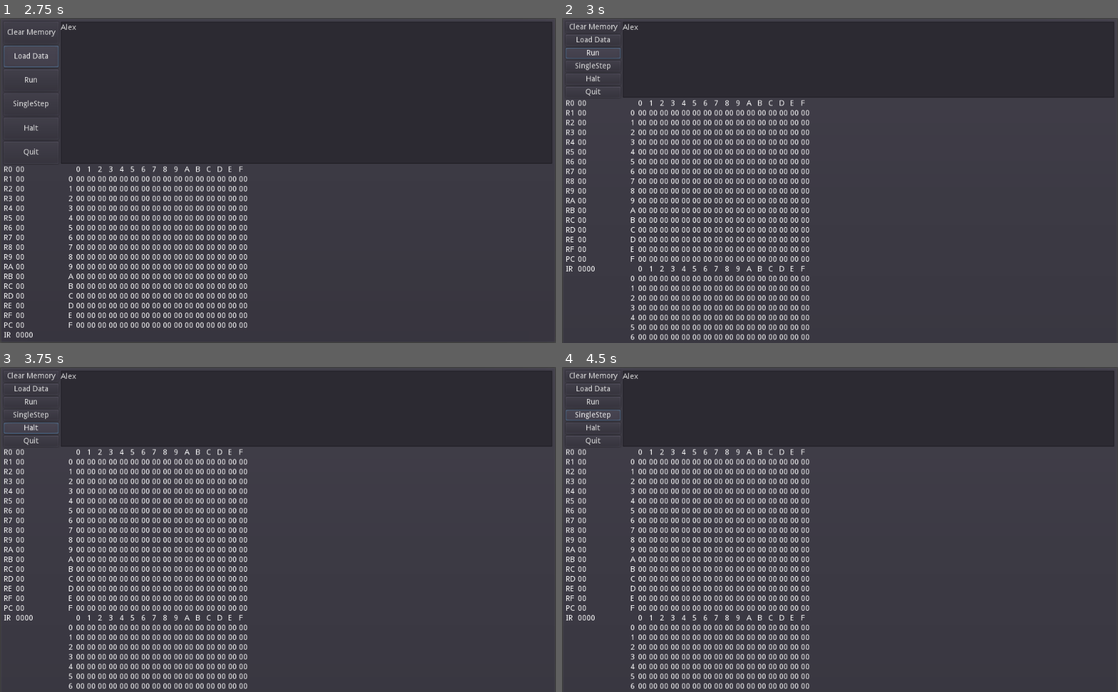
Above: before the commit, frames 1-4 (two rows, left to right).
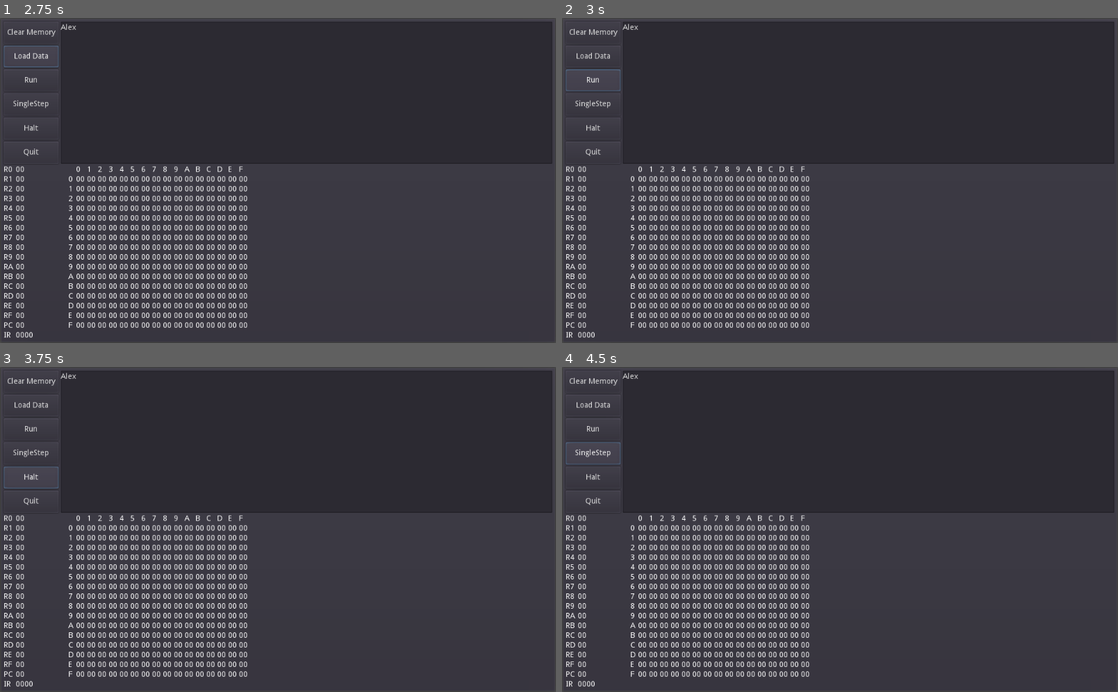
Above: after the commit, the same moments.

Repository: PTAndersen/vole-online-simulator
Game: Godot game, scene res://Vole.tscn
The game is run twice, just before and just after one commit, with the same random seed, the same clock (stepped at 60 frames per second) and the same inputs.
Inputs (mouse positions are in pixels of both pictures, inside the frame that each line leads up to):
- Up to frame 1 (2.75 s): click (305, 92) at 0.52 s; type "Alex" at 0.6 s; click "Clear Memory" at 1.25 s; click "Load Data" at 2 s
- Up to frame 2 (3 s): click "Run" at 2.75 s
- Up to frame 3 (3.75 s): click "Halt" at 3.5 s
- Up to frame 4 (4.5 s): click "SingleStep" at 4.25 s

Frame 1 is identical in both runs. In frame 2, 11% of the frame differs, in the area x 0-100%, y 1-100%; in frame 3, 11%; in frame 4, 11%.

Commit message:
Add Vole button functionality

Diff:
--- a/Vole.gd
+++ b/Vole.gd
@@ -1,18 +1,19 @@
 extends Control
 
+
+var run_cpu = false
 var grid_values = []
 
-var cpu_values = {
-	"R0": "00", "R1": "00", "R2": "00", "R3": "00",
-	"R4": "00", "R5": "00", "R6": "00", "R7": "00",
-	"R8": "00", "R9": "00", "RA": "00", "RB": "00",
-	"RC": "00", "RD": "00", "RE": "00", "RF": "00",
-	"PC": "00", "IR": "0000",
-}
+var cpu_values = {}
 
 func _ready():
+	reset_global_variables()
+
+func reset_global_variables() -> void:
 	var rows = 16
 	var columns = 16
+	grid_values = []
+	run_cpu = false
 
 	for row in range(rows):
 		var row_values = []
@@ -20,11 +21,17 @@
 			row_values.append("00")
 		grid_values.append(row_values)
 
-	populate_grid_container()
-	populate_cpu_data()
+	cpu_values = {
+		"R0": "00", "R1": "00", "R2": "00", "R3": "00",
+		"R4": "00", "R5": "00", "R6": "00", "R7": "00",
+		"R8": "00", "R9": "00", "RA": "00", "RB": "00",
+		"RC": "00", "RD": "00", "RE": "00", "RF": "00",
+		"PC": "00", "IR": "0000",
+		}
+	populate_memory_container()
+	populate_cpu_container()
 
-
-func populate_cpu_data():
+func populate_cpu_container():
 	var cpu_container = get_node("PanelContainer/MarginContainer/VBoxContainer/Bottom/CPUData")
 
 	if cpu_container != null:
@@ -46,10 +53,14 @@
 	else:
 		print("Memory GridContainer not found!")
 
-func populate_grid_container():
+func populate_memory_container():
 	var memory_container = get_node("PanelContainer/MarginContainer/VBoxContainer/Bottom/Memory")
 
 	if memory_container != null:
+		# Clear existing children from the grid container
+		for child in memory_container.get_children():
+			child.queue_free()
+
 		var num_rows = grid_values.size()
 		var num_columns = grid_values[0].size() # Assuming all rows have the same number of columns
 
@@ -78,16 +89,71 @@
 	else:
 		print("Memory GridContainer not found!")
 
+func run_cpu_cycle() -> void:
+	fetch()
+	decode()
+	execute()
+	populate_cpu_container()
+	populate_memory_container()
+
+func fetch() -> void:
+	pass
+
+func decode() -> void:
+	pass
+
+func execute() -> void:
+	pass
 
 # Called every frame. 'delta' is the elapsed time since the previous frame.
 func _process(delta):
-	pass
-
-
+	if (run_cpu):
+		run_cpu_cycle()
 
 func _on_Quit_pressed() -> void:
 	get_tree().quit()
 
+func _on_Run_pressed() -> void:
+	run_cpu = true
 
-func _on_Run_pressed() -> void:
-	populate_grid_container()
+func _on_Halt_pressed():
+	run_cpu = false;
+
+func _on_Single_Step_pressed():
+	run_cpu_cycle()
+
+func _on_ClearMemory_pressed():
+	reset_global_variables()
+
+func _on_LoadData_pressed():
+	var text_input_container = get_node("PanelContainer/MarginContainer/VBoxContainer/Top/TextInput")
+
+	if text_input_container != null:
+		var input_text = text_input_container.text
+		var lines = input_text.split("\n", false)  # Split by new lines
+
+		for line in lines:
+			var line_parts = line.split(" ")  # Split each line by space
+			if line_parts.size() == 2:
+				var address_with_brackets = line_parts[0]
+				var data = line_parts[1]
+
+				# Manually remove brackets from the address string
+				var address = address_with_brackets.substr(1, address_with_brackets.length() - 2)
+				var address_int = int("0x" + address)
+
+				# Calculate row and column for the grid_values
+				var row = address_int / 16  # Assuming 16 columns
+				var column = address_int % 16
+
+				if row >= 0 and row < grid_values.size() and column >= 0 and column < grid_values[0].size():
+					# Update the cell in grid_values with the new data
+					grid_values[row][column] = data
+				else:
+					print("Address out of bounds: ", address_int)
+			else:
+				print("Invalid format for line: ", line)
+
+		populate_memory_container()
+	else:
+		print("TextInput container not found!")
--- a/Vole.tscn
+++ b/Vole.tscn
@@ -113,5 +113,9 @@
 size_flags_horizontal = 3
 columns = 17
 
+[connection signal="pressed" from="PanelContainer/MarginContainer/VBoxContainer/Top/ButtonBox/ClearMemory" to="." method="_on_ClearMemory_pressed"]
+[connection signal="pressed" from="PanelContainer/MarginContainer/VBoxContainer/Top/ButtonBox/LoadData" to="." method="_on_LoadData_pressed"]
 [connection signal="pressed" from="PanelContainer/MarginContainer/VBoxContainer/Top/ButtonBox/Run" to="." method="_on_Run_pressed"]
+[connection signal="pressed" from="PanelContainer/MarginContainer/VBoxContainer/Top/ButtonBox/Single Step" to="." method="_on_Single_Step_pressed"]
+[connection signal="pressed" from="PanelContainer/MarginContainer/VBoxContainer/Top/ButtonBox/Halt" to="." method="_on_Halt_pressed"]
 [connection signal="pressed" from="PanelContainer/MarginContainer/VBoxContainer/Top/ButtonBox/Quit" to="." method="_on_Quit_pressed"]
